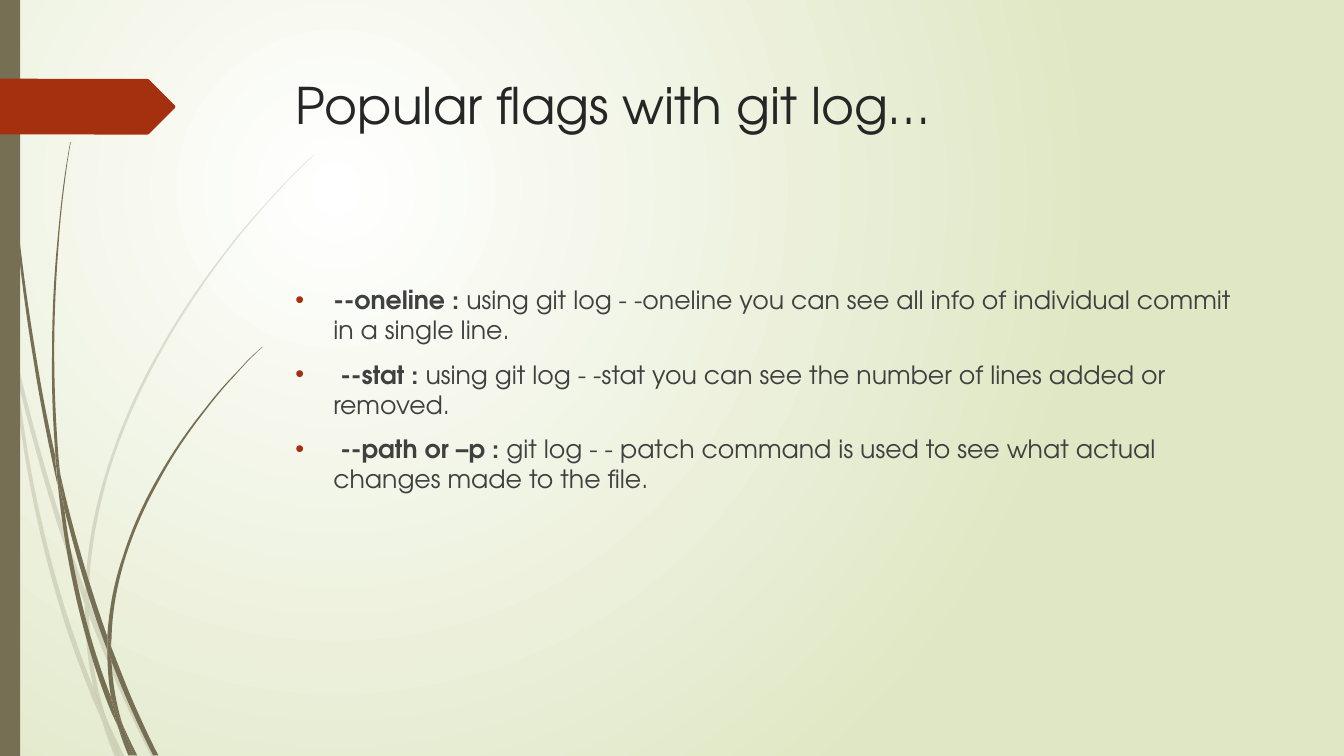
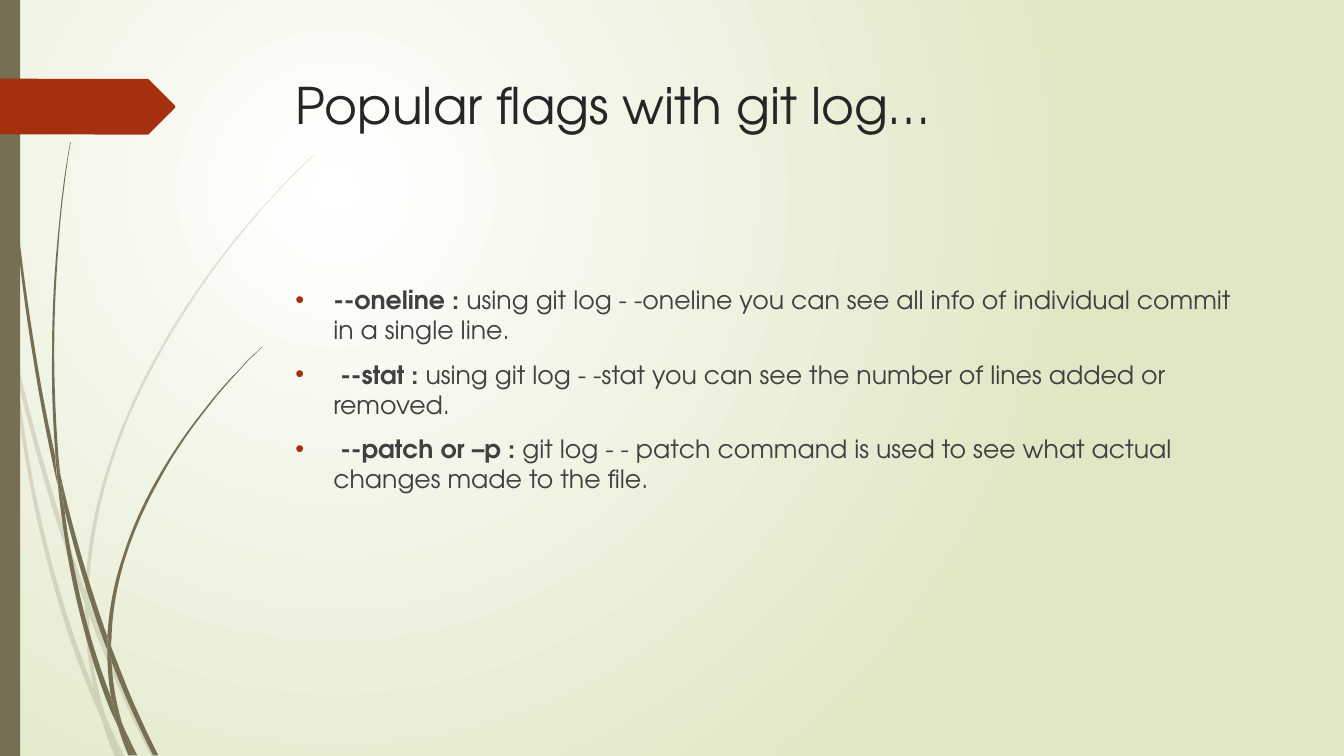
Before and after one commit to saad-janjua/assignment, a slide deck: slide 6 of Version Control with Git.pptx. Drawn at 1344x756 pixels with LibreOffice and Linux fonts; fonts in the diff are those of the drawing. Boxes give left, top, right and bottom in pixels: in the first picture for what was removed or moved away, otherwise in the second. Text is boxed around its words. In the diff, an @@ line names an element or a change of style, - is before the commit and + after.

Commit message:
removing spelling mistakes

```diff
--- a/Version Control with Git.pptx
+++ b/Version Control with Git.pptx
@@ text at bbox=[333, 439, 1172, 494]: text changed @@
-• --path or –p : git log - - patch command is used to see what actual changes made to the file.
+• --patch or –p : git log - - patch command is used to see what actual changes made to the file.
```
